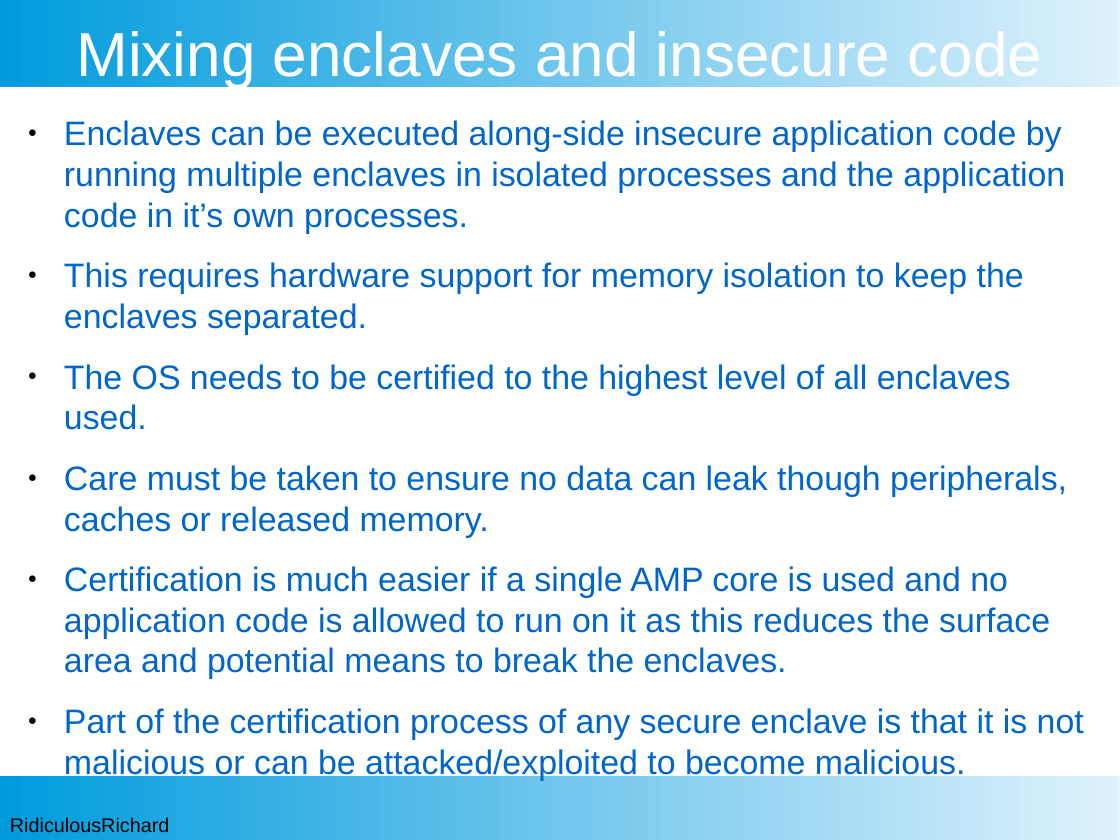
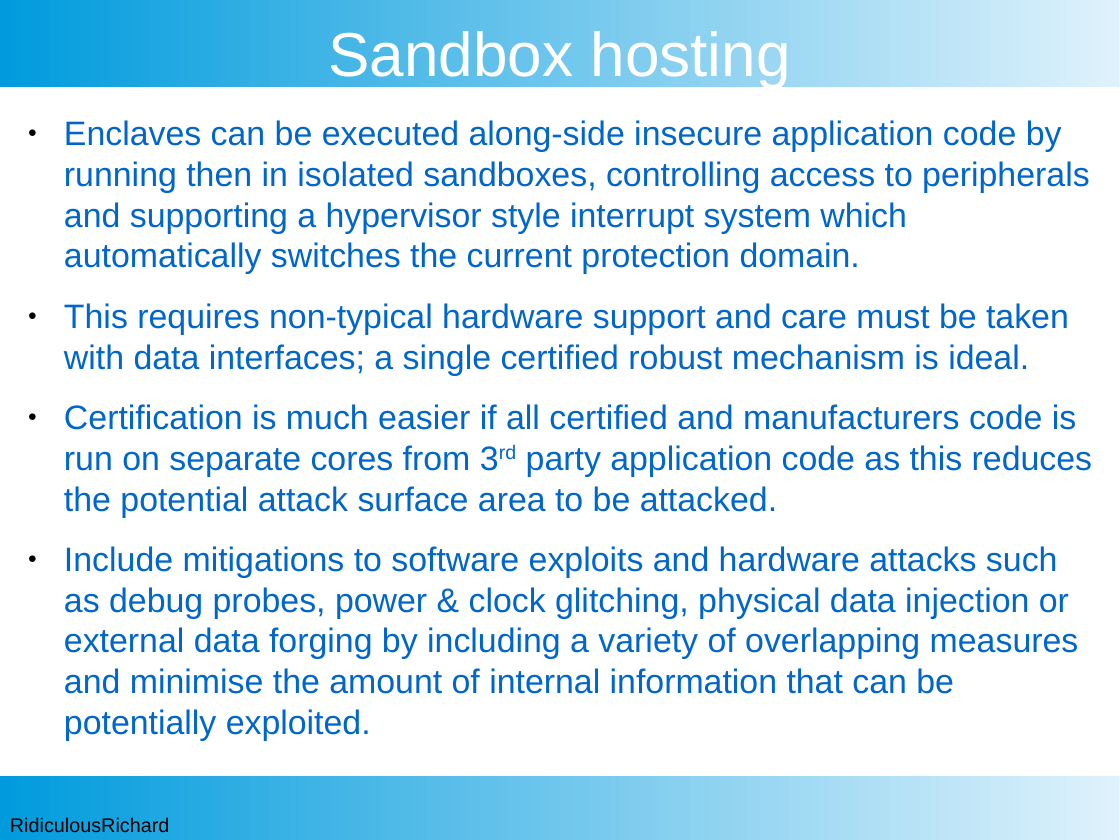
Before and after one commit to RidiculousRichard/presentations, a slide deck: slide 16 of Demystifying ICC.odp. Drawn at 1120x840 pixels with LibreOffice and Linux fonts; fonts in the diff are those of the drawing; background and template pictures are left out. Boxes give left, top, right and bottom in pixels: in the first picture for what was removed or moved away, otherwise in the second. Text is boxed around its words. In the diff, an @@ line names an element or a change of style, - is before the commit and + after.

```diff
--- a/Demystifying ICC.odp
+++ b/Demystifying ICC.odp
@@ title at bbox=[328, 31, 791, 87]: text changed @@
-Mixing enclaves and insecure code
+Sandbox hosting
@@ text at bbox=[64, 120, 1093, 741]: text changed @@
-● Enclaves can be executed along-side insecure application code by running multiple enclaves in isolated processes and the application code in it’s own processes.
-● This requires hardware support for memory isolation to keep the enclaves separated.
-● The OS needs to be certified to the highest level of all enclaves used.
-● Care must be taken to ensure no data can leak though peripherals, caches or released memory.
-● Certification is much easier if a single AMP core is used and no application code is allowed to run on it as this reduces the surface area and potential means to break the enclaves.
-● Part of the certification process of any secure enclave is that it is not malicious or can be attacked/exploited to become malicious.
+● Enclaves can be executed along-side insecure application code by running then in isolated sandboxes, controlling access to peripherals and supporting a hypervisor style interrupt system which automatically switches the current protection domain.
+● This requires non-typical hardware support and care must be taken with data interfaces; a single certified robust mechanism is ideal.
+● Certification is much easier if all certified and manufacturers code is run on separate cores from 3rd party application code as this reduces the potential attack surface area to be attacked.
+● Include mitigations to software exploits and hardware attacks such as debug probes, power & clock glitching, physical data injection or external data forging by including a variety of overlapping measures and minimise the amount of internal information that can be potentially exploited.
```
Also in this commit, not shown: 4 other slides changed.
